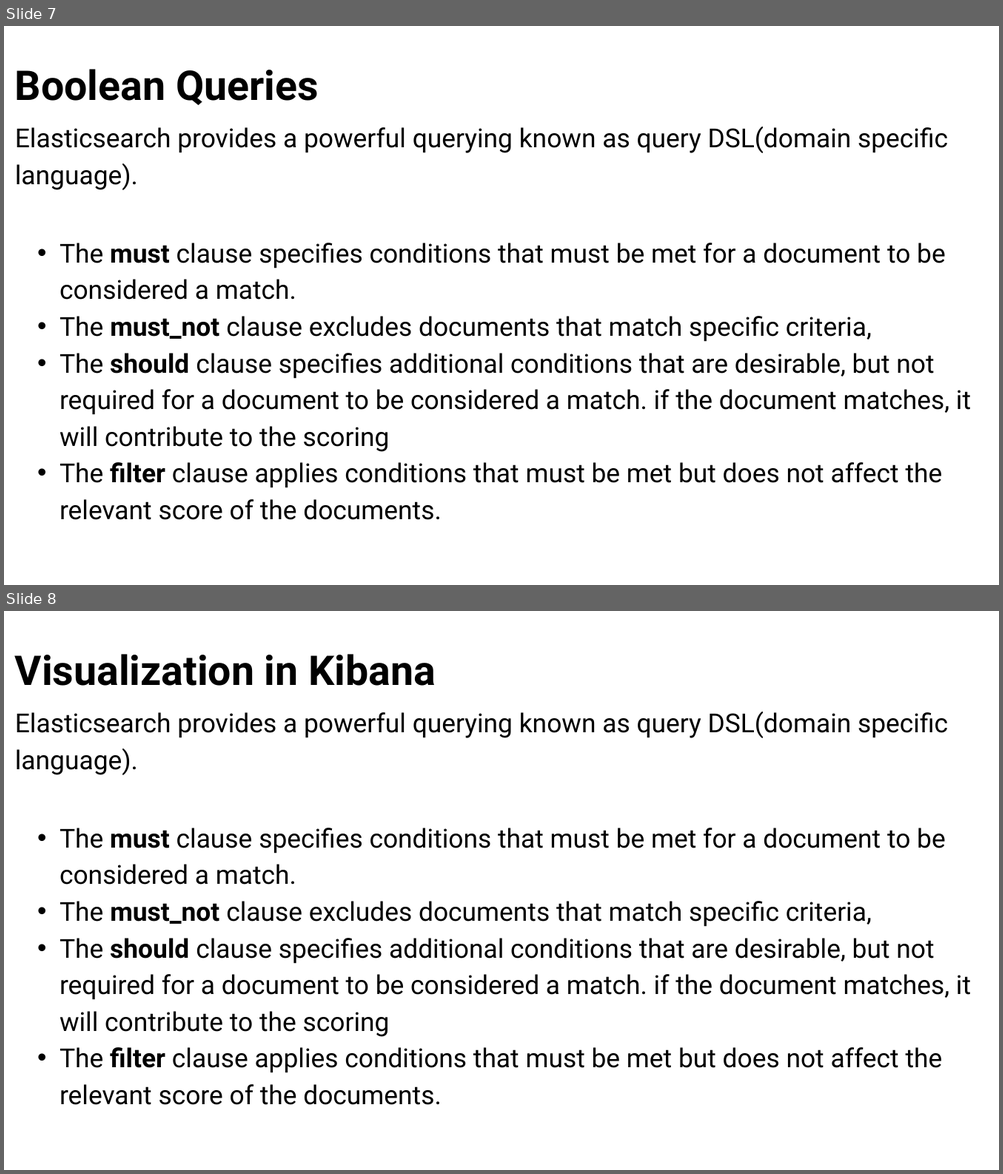
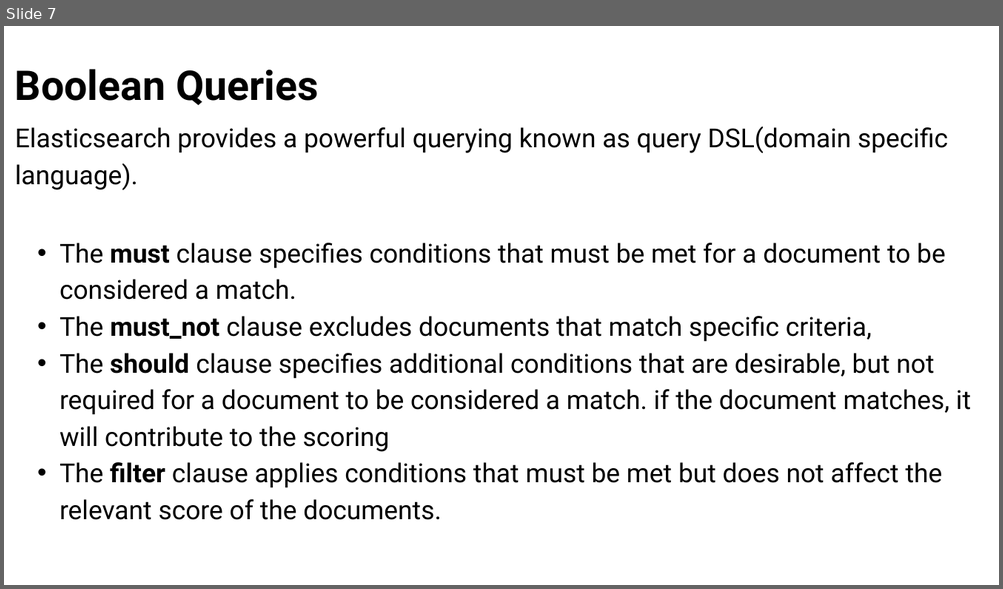
Before and after one commit to sridevi-inti/Java-Sep2024, a slide deck: ElastisearchPresentation/Elasticsearch.pptx. Shown one above the other, each under a label of ours: slides 7 and 8 before the commit, slide 7 after it. The pictures are 1003x1174 and 1003x589 pixels, drawn with LibreOffice and Linux fonts; fonts in the diff are those of the drawing. Boxes give left, top, right and bottom in pixels: in the first picture for what was removed or moved away, otherwise in the second. Text is boxed around its words. In the diff, an @@ line names an element or a change of style, - is before the commit and + after.

```diff
--- a/ElastisearchPresentation/Elasticsearch.pptx
+++ b/ElastisearchPresentation/Elasticsearch.pptx
@@ slide 8 removed at <box>4,611,999,1170</box>, background #FFFFFF @@
@@ text removed at <box>15,654,436,686</box> @@
-Visualization in Kibana
@@ text removed at <box>15,712,948,775</box> @@
-Elasticsearch provides a powerful querying known as query DSL(domain specific language).
@@ text removed at <box>60,828,970,1105</box> @@
-  • The must clause specifies conditions that must be met for a document to be considered a match.
-  • The must_not clause excludes documents that match specific criteria,
-  • The should clause specifies additional conditions that are desirable, but not required for a document to be considered a match. if the document matches, it will contribute to the scoring
-  • The filter clause applies conditions that must be met but does not affect the relevant score of the documents.
```
Also in this commit, not shown: 1 slide changed.
